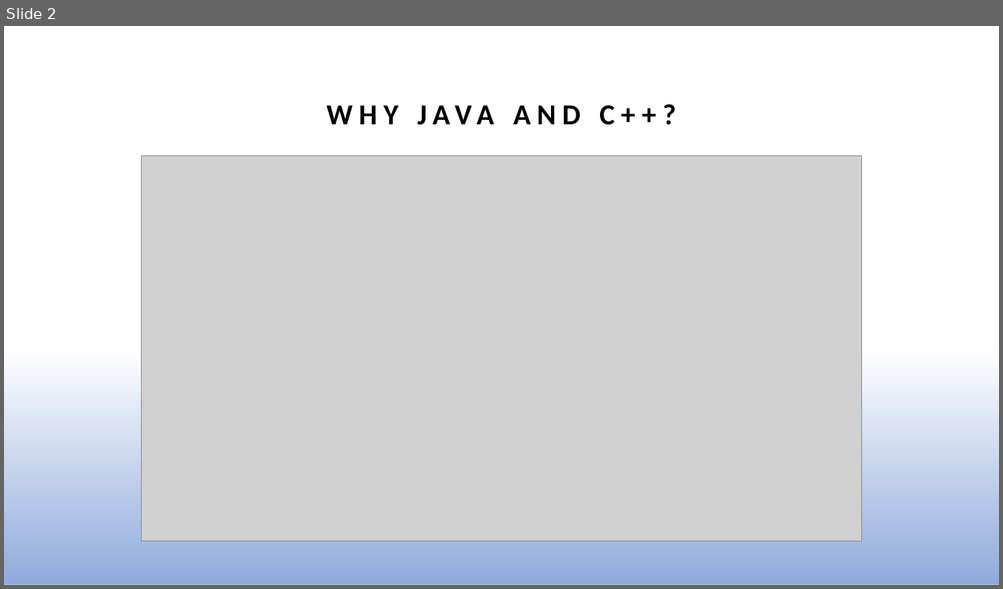
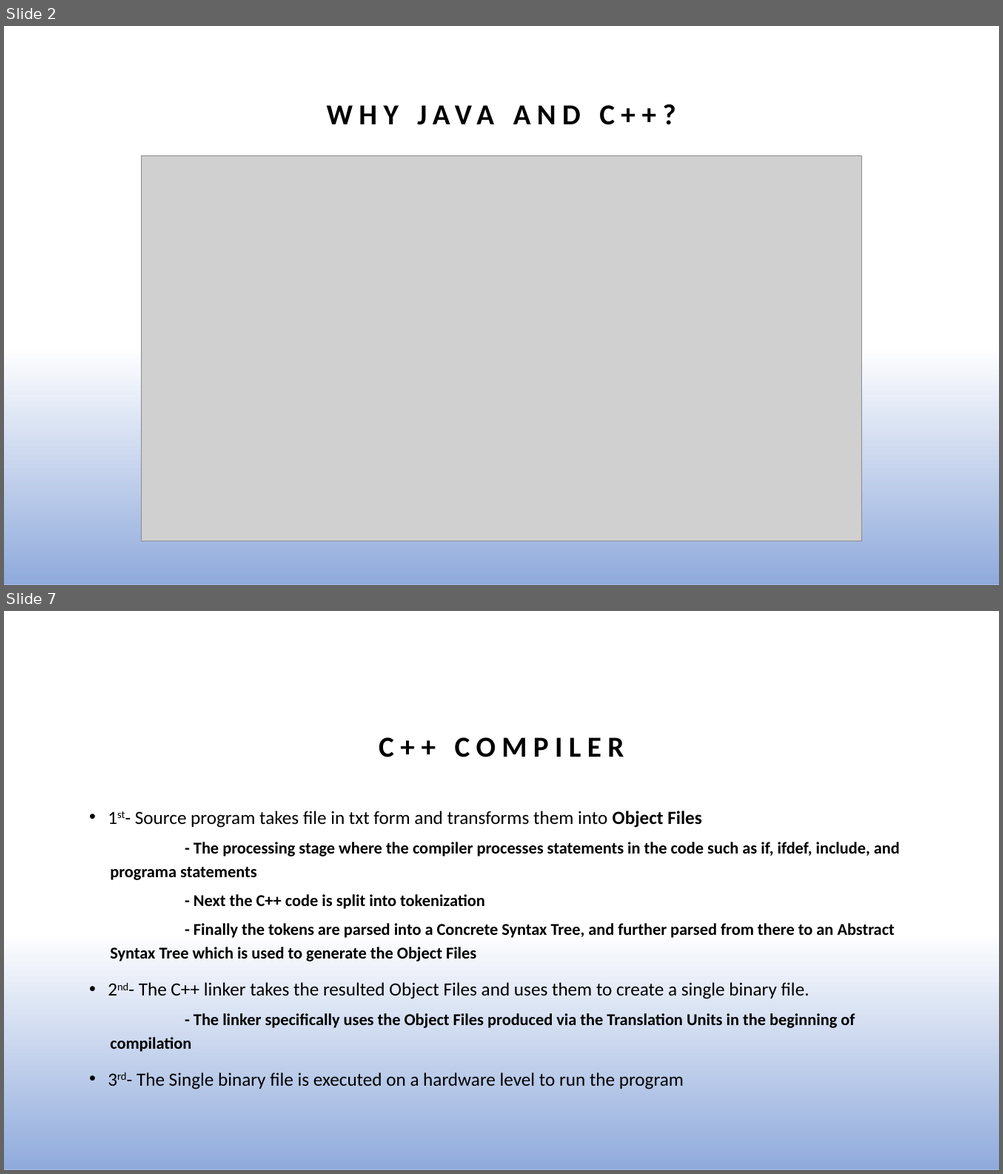
Before and after one commit to tzenisekj/Spring2024-ProgrammingLanguages, a slide deck: Term Paper/FInal.pptx. Shown one above the other, each under a label of ours: slide 2 before the commit, slides 2 and 7 after it; the slides between them are not shown. The pictures are 1003x589 and 1003x1174 pixels, drawn with LibreOffice and Linux fonts; fonts in the diff are those of the drawing; grey boxes stand for pictures. Boxes give left, top, right and bottom in pixels: in the first picture for what was removed or moved away, otherwise in the second. Text is boxed around its words. In the diff, an @@ line names an element or a change of style, - is before the commit and + after.

```diff
--- a/Term Paper/FInal.pptx
+++ b/Term Paper/FInal.pptx
@@ slide 7 added at [4, 611, 999, 1170], background #FFFFFF; not listed: 1 template element that a slide beside it also shows @@
@@ title added at [378, 738, 624, 758], 28 pt, text #000000, bold @@
+C++ COMPILER
@@ text added at [110, 811, 899, 1090], 16 pt, text #000000, bold @@
+• 1st- Source program takes file in txt form and transforms them into Object Files
+  - The processing stage where the compiler processes statements in the code such as if, ifdef, include, and programa statements
+  - Next the C++ code is split into tokenization
+  - Finally the tokens are parsed into a Concrete Syntax Tree, and further parsed from there to an Abstract Syntax Tree which is used to generate the Object Files
+• 2nd- The C++ linker takes the resulted Object Files and uses them to create a single binary file.
+  - The linker specifically uses the Object Files produced via the Translation Units in the beginning of compilation
+• 3rd- The Single binary file is executed on a hardware level to run the program
```
Also in this commit, not shown: 1 slide changed, 8 other slides added.
